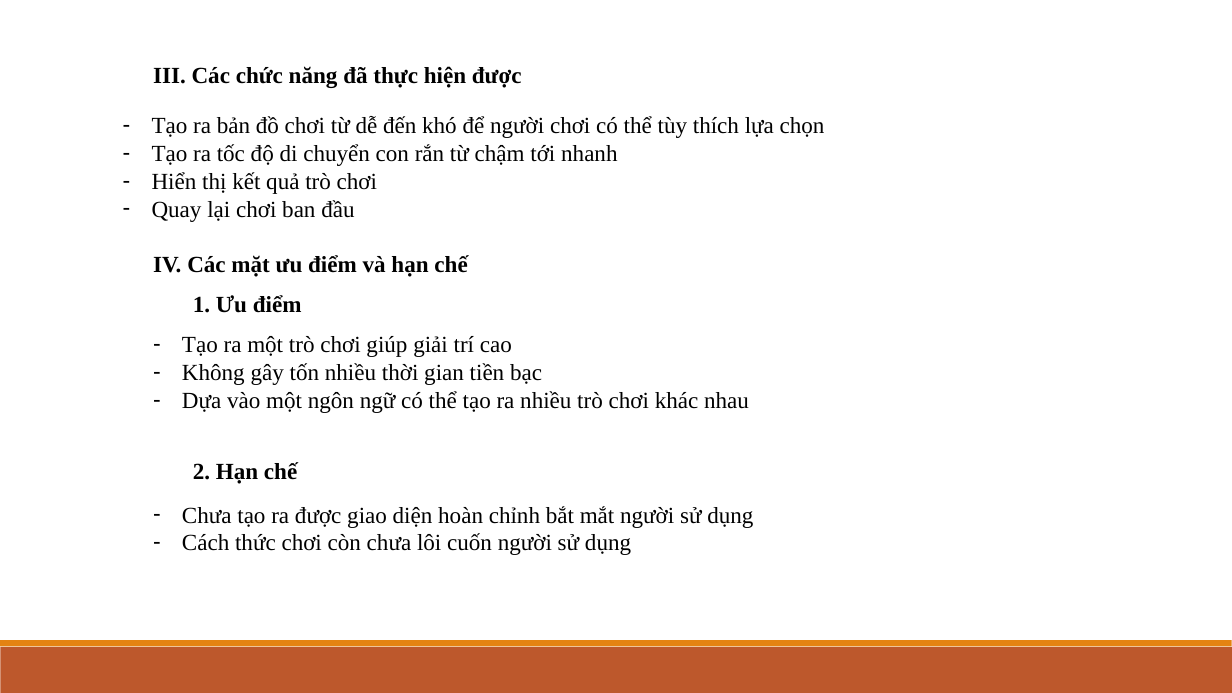
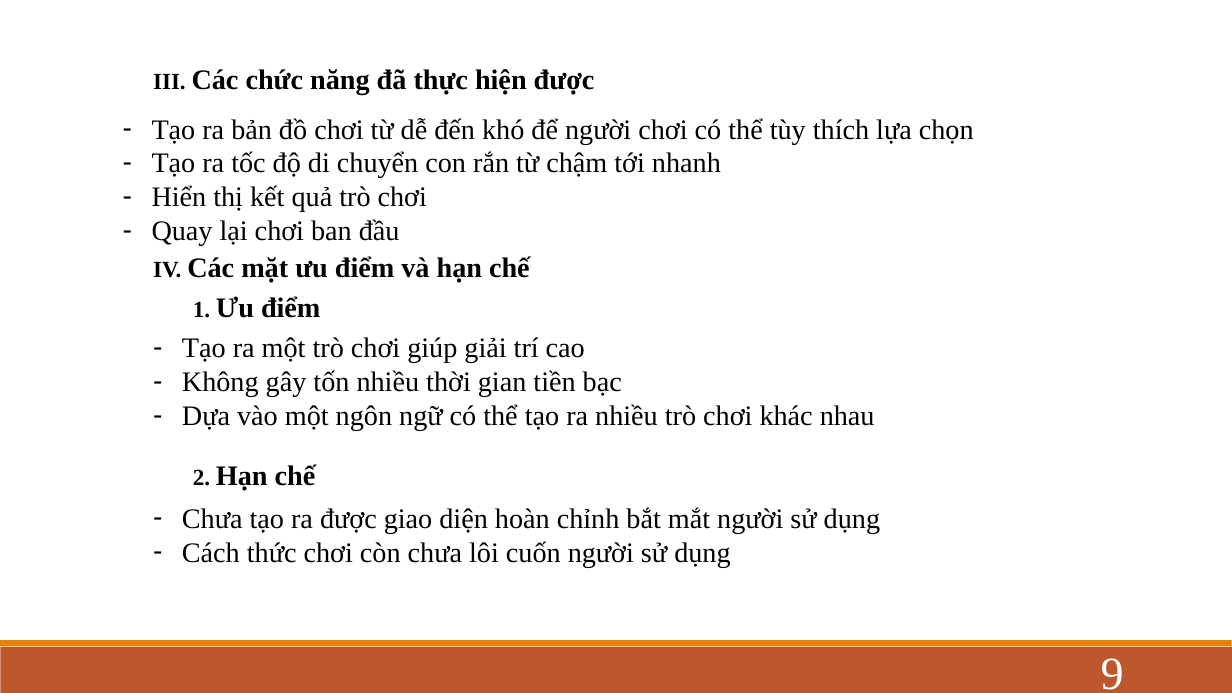
Before and after one commit to BaiCuoiKy/GameConRan, a slide deck: slide 9 of báo-cáo-game.pptx. Drawn at 1232x693 pixels with LibreOffice and Linux fonts; fonts in the diff are those of the drawing. Boxes give left, top, right and bottom in pixels: in the first picture for what was removed or moved away, otherwise in the second. Text is boxed around its words. In the diff, an @@ line names an element or a change of style, - is before the commit and + after.

```diff
--- a/báo-cáo-game.pptx
+++ b/báo-cáo-game.pptx
@@ text "III. Các chức năng đã ..." at (153, 69, 595, 94): size 18 to 22 pt in "Các chức năng đã thực hiện được" @@
@@ size 18 to 22 pt in 3 elements at (182, 507, 880, 567), (182, 337, 875, 431), (152, 118, 974, 246) @@
@@ text "IV. Các mặt ưu điểm ..." at (153, 256, 530, 282): size 18 to 22 pt in "Các mặt ưu điểm và hạn chế" @@
@@ text "1. Ưu điểm" at (193, 296, 320, 318): size 18 to 22 pt in "Ưu điểm" @@
@@ text "2. Hạn chế" at (193, 464, 316, 490): size 18 to 22 pt in "Hạn chế" @@
@@ page number added at (1101, 658, 1124, 690), 36 pt, text #FFFFFF @@
+9
```
Also in this commit, not shown: 9 other slides changed, 1 slide added.
